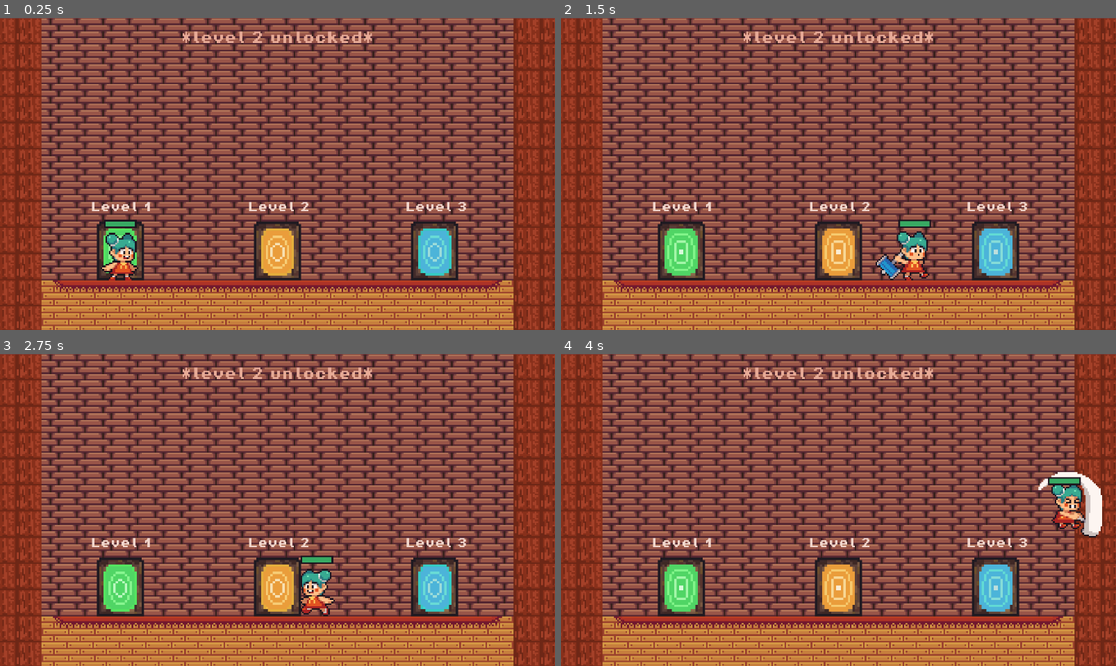
Above: before the commit, frames 1-4 (two rows, left to right).
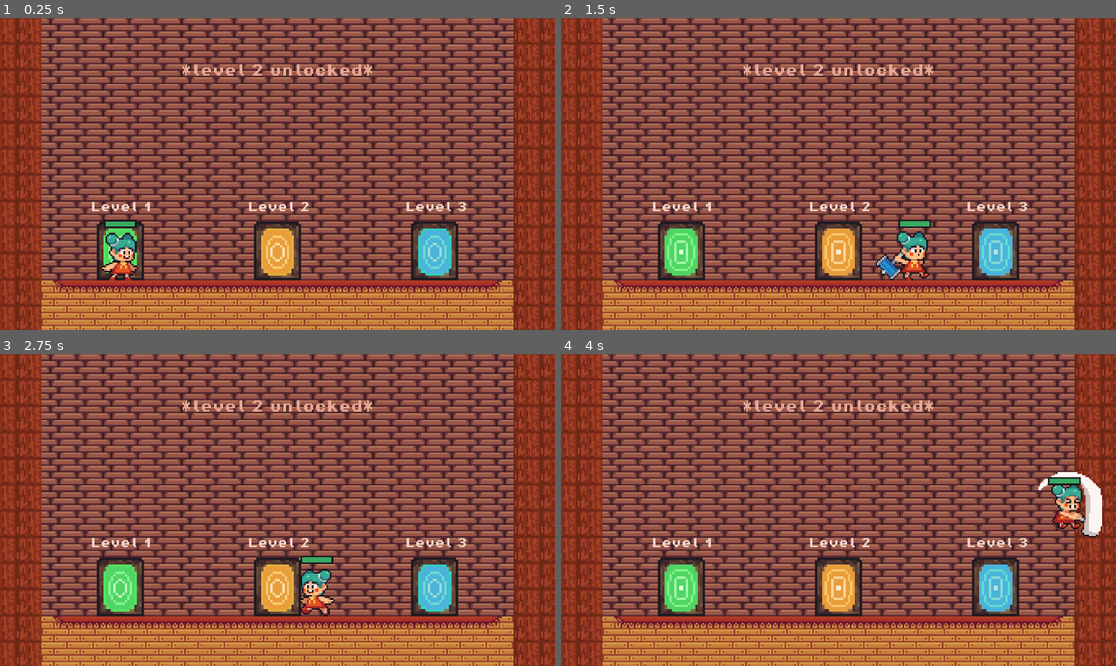
Above: after the commit, the same moments.

Repository: CakeRun/Vaerkstedsuge.github-brug-denne
Game: Godot game, scene res://main_scenes/main_scene_1.tscn
Same seed, same stepped clock (60 frames per second), same inputs: the game is played once before the commit and once after it. This scene is started directly instead of the project's main scene.
Inputs:
- Up to frame 1 (0.25 s): no input
- Up to frame 2 (1.5 s): hold D (move_right) from 0.53 s (still down); tap E (enter) at 0.6 s; tap Space (jump) at 0.77 s; tap X (attack) at 1.35 s
- Up to frame 3 (2.75 s): tap Space (jump) at 1.52 s; tap E (enter) at 1.55, 2.1 s; release D (move_right) at 2.03 s; hold A (move_left) from 2.03 s (still down)
- Up to frame 4 (4 s): release A (move_left) at 2.78 s; hold D (move_right) from 2.78 s (still down); tap E (enter) at 2.85, 3.8 s; tap Space (jump) at 3.02, 3.77 s; tap X (attack) at 3.6 s

The runs differ from the first frame. In frame 1, 1.0% of the frame differs, in the area x 32-68%, y 4-19%; in frame 2, 1.0%; in frame 3, 1.0%; in frame 4, 1.0%.
Error in both runs: Invalid access to property or key 'playing' on a base object of type 'null instance'. (res://doors/doors_script.gd:39)

Commit message:
småting som er nice

Diff:
--- a/GoDot/Level 1 (green)/Level 1.tscn
+++ b/GoDot/Level 1 (green)/Level 1.tscn
@@ -2902,9 +2902,6 @@
 [node name="SmallPlatformGreen7" parent="platforms" instance=ExtResource("11_3um4d")]
 position = Vector2(803, -127)
 
-[node name="SmallPlatformGreen5" parent="platforms" instance=ExtResource("11_3um4d")]
-position = Vector2(440, -126)
-
 [node name="SmallPlatformGreen4" parent="platforms" instance=ExtResource("11_3um4d")]
 position = Vector2(548, 84)
 
@@ -3022,6 +3019,9 @@
 [node name="SmallPlatformGreen" parent="." instance=ExtResource("22_r30ha")]
 position = Vector2(125, 87)
 
+[node name="SmallPlatformGreen4" parent="." instance=ExtResource("22_r30ha")]
+position = Vector2(440, -126)
+
 [node name="SmallPlatformGreen2" parent="." instance=ExtResource("22_r30ha")]
 position = Vector2(474, -84)
 
--- a/GoDot/main_scenes/main_scene_1.tscn
+++ b/GoDot/main_scenes/main_scene_1.tscn
@@ -5904,9 +5904,9 @@
 
 [node name="Label_unlocked" type="Label" parent="labels"]
 offset_left = -59.0
-offset_top = -152.0
+offset_top = -132.0
 offset_right = 197.0
-offset_bottom = -129.0
+offset_bottom = -109.0
 scale = Vector2(0.459027, 0.495817)
 theme_override_colors/font_color = Color(0.903723, 0.666637, 0.588805, 1)
 theme_override_fonts/font = ExtResource("7_0dyc1")
--- a/GoDot/main_scenes/main_scene_2.tscn
+++ b/GoDot/main_scenes/main_scene_2.tscn
@@ -5946,9 +5946,9 @@
 
 [node name="Label_unlocked" type="Label" parent="Labels"]
 offset_left = -59.0
-offset_top = -152.0
+offset_top = -132.0
 offset_right = 197.0
-offset_bottom = -129.0
+offset_bottom = -109.0
 scale = Vector2(0.459027, 0.495817)
 theme_override_colors/font_color = Color(0.903723, 0.666637, 0.588805, 1)
 theme_override_fonts/font = ExtResource("7_y7q5v")
--- a/GoDot/main_scenes/tutroial_scene/MainTutorialScene.gd
+++ b/GoDot/main_scenes/tutroial_scene/MainTutorialScene.gd
@@ -27,9 +27,7 @@
 #space to jump
 func _on_jump_body_entered(body):
 	label_jump.visible = true
-	get_tree().create_timer(0.7)
-	timer.start()
-	await timer.timeout
+	await get_tree().create_timer(0.7).timeout
 	arrow_1.visible = true
 func _on_jump_body_exited(body):
 	arrow_1.visible = false
--- a/GoDot/main_scenes/tutroial_scene/MainTutorialScene.tscn
+++ b/GoDot/main_scenes/tutroial_scene/MainTutorialScene.tscn
@@ -6006,7 +6006,7 @@
 offset_right = 82.0
 offset_bottom = -75.0
 scale = Vector2(0.376787, 0.406986)
-theme_override_colors/font_color = Color(0.901961, 0.666667, 0.588235, 1)
+theme_override_colors/font_color = Color(0.945659, 0.80199, 0.754261, 1)
 theme_override_fonts/font = ExtResource("7_mcjrf")
 theme_override_font_sizes/font_size = 0
 text = "Now go collect ingredients..."
@@ -6019,7 +6019,7 @@
 offset_right = 233.0
 offset_bottom = -61.0
 scale = Vector2(0.376787, 0.406986)
-theme_override_colors/font_color = Color(0.901961, 0.666667, 0.588235, 1)
+theme_override_colors/font_color = Color(0.935266, 0.766463, 0.710314, 1)
 theme_override_fonts/font = ExtResource("7_mcjrf")
 theme_override_font_sizes/font_size = 0
 text = "... and defend yourself with X"
